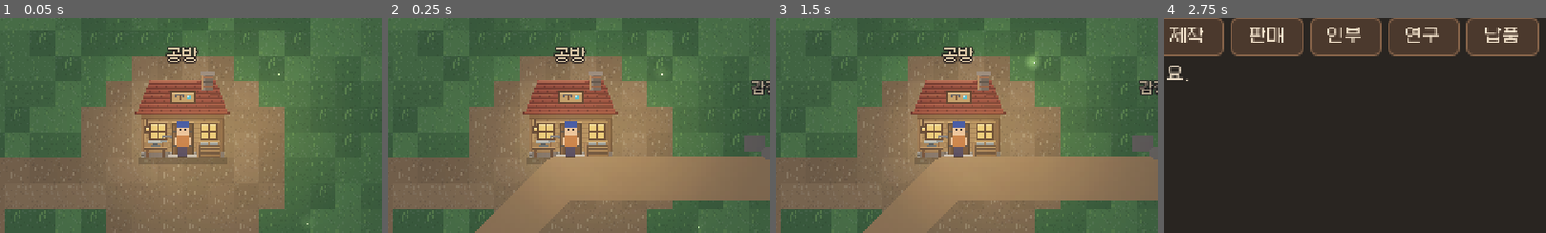
Above: before the commit, frames 1-4 (left to right).
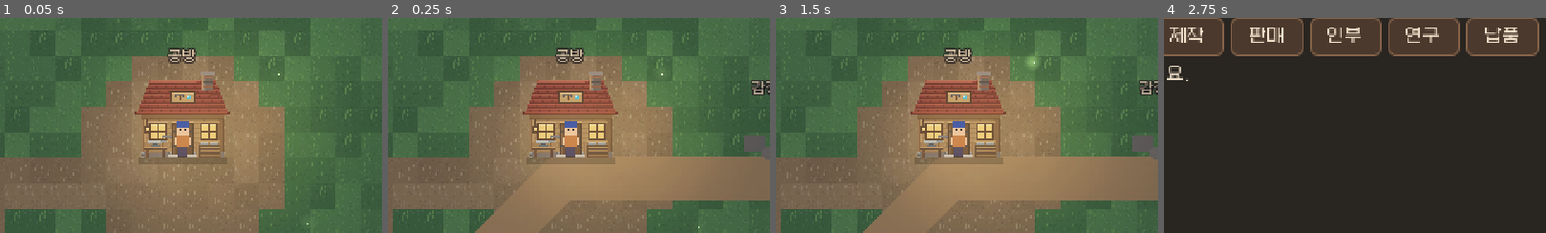
Above: after the commit, the same moments.

Repository: Bellsier/mining-workshop-godot
Game: Godot game, scene res://scenes/world/world_map.tscn
Same seed, same stepped clock (60 frames per second), same inputs: the game is played once before the commit and once after it.
Inputs:
- Up to frame 1 (0.05 s): no input
- Up to frame 2 (0.25 s): no input
- Up to frame 3 (1.5 s): click "가방" at 0.5 s; click "닫기" at 1.25 s
- Up to frame 4 (2.75 s): click "공방 들어가기" at 2 s
The pictures show only the part of the screen within x 26-76%, y 18-68%; the shares and areas given below are measured in that part.

The runs differ from the first frame. In frame 1, 0.4% of the frame differs, in the area x 43-52%, y 13-22%; in frame 2, 1.0%, in the area x 40-60%, y 13-68%; in frame 3, 1.0%; in frame 4, nothing differs.

Commit message:
Buildings hide the player standing behind them
Reproduced: the cabin's wall box ends 0.44 units north of its door line while its picture rises 54 px, so a
player at its north wall was drawn over the roof (the player is always drawn after the world). The same held
for the craft huts, the village facilities and the house.
- The buildings (cabin, huts, facilities, house) are drawn on a layer of their own (z 1); every frame the
  player is put under it (z 0) while their feet are above the front wall line of a building whose picture
  overlaps theirs, and over it (z 2) otherwise. Walls, collisions and interaction are unchanged; the workers
  stay over the buildings as before (z 2).
- world_effects_test: behind the cabin hidden, at its door and beside it not (56 checks).
- Visual QA desktop-dusk walks round the cabin with the keys and captures the player behind it.
- tools/world_long_run_bench.gd (in world-qa, --check): 36,000 frames with every effect on, walking, securing
  and mining; nodes, objects and static memory must not pile up.

Co-Authored-By: Claude Opus 5.5 <noreply@anthropic.com>
Claude-Session: https://claude.ai/code/session_01Ni93vnhU9bsfByP9NM4NRG

Diff:
--- a/scripts/world/world_map.gd
+++ b/scripts/world/world_map.gd
@@ -283,7 +283,6 @@
 func _draw() -> void:
 	for p: Dictionary in WorldTerrain.peaks(state.tunnel_unlocked):
 		_draw_peak(to_px(Vector2(p.x, p.y)), p.size)
-	_draw_base(to_px(Vector2(state.base)))
 	scenery_now = _scenery()
 	for p: Dictionary in scenery_now:
 		if not WorldSway.sways(str(p.kind)):
@@ -296,12 +295,6 @@
 	var h := 40.0 * size
 	draw_colored_polygon(PackedVector2Array([at + Vector2(-w / 2, 8), at + Vector2(0, 8 - h), at + Vector2(w / 2, 8)]), Color8(95, 90, 85))
 	draw_colored_polygon(PackedVector2Array([at + Vector2(-w / 5, 8 - h * 0.6), at + Vector2(0, 8 - h), at + Vector2(w / 5, 8 - h * 0.6)]), Color8(232, 236, 240))
-
-func _draw_base(at: Vector2) -> void:
-	var sprite := Sprites.base()
-	draw_texture(sprite, Sprites.origin(sprite, at, Sprites.ANCHOR.base))
-	draw_string_outline(FONT, at + Vector2(-10, -60), "공방", HORIZONTAL_ALIGNMENT_LEFT, -1, 10, 3, Color("241b19"))
-	draw_string(FONT, at + Vector2(-10, -60), "공방", HORIZONTAL_ALIGNMENT_LEFT, -1, 10, Color("f7e1b8"))
 
 ## web tdOreSprite: a mossy rock while hidden (with a "?" to say something is there), the ore's colours once
 ## found, a staked flag once secured; a ring round the one in reach.
--- a/scripts/world/world_objects.gd
+++ b/scripts/world/world_objects.gd
@@ -4,8 +4,12 @@
 ## stage, the player's house, the garden decorations and the torches, with their wall boxes (they block the
 ## player like the web worldObstacles), the hired workers (world_workers.gd) and the dusk light (world_light.gd).
 ## Drawing and collision only; the rules are in scripts/workshop.gd and scripts/village_layout.gd.
+## The buildings (the workshop cabin, the craft huts, the village facilities, the house) are drawn on a layer of
+## their own; the player is drawn under it while standing behind one of them (feet above its front wall line,
+## web tdDrawList's sort by the ground point) and over it otherwise, so a building hides the player behind it.
 
 const WorldData := preload("res://scripts/world/world_data.gd")
+const Sprites := preload("res://scripts/world/world_sprites.gd")
 const Layout := preload("res://scripts/village_layout.gd")
 const FONT := preload("res://fonts/Galmuri9.ttf")
 
@@ -18,6 +22,12 @@
 var _bodies_key := ""
 var _draw_key := ""
 var light: Node2D
+## The buildings' layer (z 1); the player is z 0 behind a building, z 2 otherwise; the workers stay over it (z 2).
+var buildings: Node2D
+## Where the building drawing goes (the buildings' layer while it draws).
+var _c: CanvasItem = self
+## {rect, foot}: each building's drawn area and its front wall line (world px), for the player's order.
+var _occluders: Array = []
 
 
 func setup(game_economy: Node, world_state: RefCounted, walker: Node2D) -> void:
@@ -27,8 +37,14 @@
 	_bodies = Node2D.new()
 	_bodies.name = "VillageBodies"
 	add_child(_bodies)
+	buildings = Node2D.new()
+	buildings.name = "Buildings"
+	buildings.z_index = 1
+	buildings.draw.connect(_draw_buildings)
+	add_child(buildings)
 	var workers := preload("res://scripts/world/world_workers.gd").new()
 	workers.name = "Workers"
+	workers.z_index = 2 # over the buildings, as before they had a layer of their own
 	add_child(workers)
 	workers.setup(economy, world)
 	light = preload("res://scripts/world/world_light.gd").new()
@@ -67,10 +83,56 @@
 			_add_box(Layout.object_box("workshop", w.x, w.y))
 		for o: Dictionary in Layout.village_boxes(village, int(economy.garden_ui.carry) if economy != null else -1):
 			_add_box(o)
-	var draw_key := JSON.stringify([key, world.torches, world.workshops, village.get("stage"), economy.garden_ui if economy != null else {}])
+	var draw_key := JSON.stringify([key, world.torches, world.workshops, village.get("stage"), economy.garden_ui if economy != null else {},
+		[world.base.x, world.base.y]])
 	if draw_key != _draw_key:
 		_draw_key = draw_key
+		_occluders = _occluder_list(village)
 		queue_redraw()
+		buildings.queue_redraw()
+
+
+## Each building's drawn area and the line of its front wall (the bottom of its wall box).
+func _occluder_list(village: Dictionary) -> Array:
+	var out: Array = []
+	var boxes := WorldData.obstacle_boxes()
+	var base := to_px(world.base.x, world.base.y)
+	out.append({"rect": Rect2(base + Vector2(-32, -54), Vector2(64, 58)), "foot": base.y + float(boxes.base.maxY) * UNIT})
+	for w: Dictionary in world.workshops:
+		var at := to_px(w.x, w.y)
+		out.append({"rect": Rect2(at + Vector2(-19, -31), Vector2(38, 25)), "foot": at.y + float(boxes.workshop.maxY) * UNIT})
+	var sites: Dictionary = village.get("sites", {})
+	for key: String in Layout.ORDER:
+		if sites.get(key) is Dictionary:
+			var at := to_px(sites[key].x, sites[key].y)
+			var b: Dictionary = Layout.V().FACILITIES[key].box
+			var w: float = (b.maxX - b.minX) * UNIT
+			var h: float = (b.maxY - b.minY) * UNIT + 4.0
+			out.append({"rect": Rect2(at + Vector2(-w / 2.0 - 3.0, -16.0 - h), Vector2(w + 6.0, 10.0 + h)), "foot": at.y + float(b.maxY) * UNIT})
+	if village.get("district") is Dictionary:
+		var door: Dictionary = Layout.district_parts(village.district).house
+		var at := to_px(door.x, door.y)
+		out.append({"rect": Rect2(at + Vector2(-36, -64), Vector2(72, 58)), "foot": at.y - 6.0})
+	return out
+
+
+## Whether the player stands behind a building that overlaps them on screen (their 16 x 24 picture above the feet).
+func player_behind() -> bool:
+	if not is_instance_valid(player):
+		return false
+	var feet := player.position
+	var body := Rect2(feet + Vector2(-8, -24), Vector2(16, 24))
+	for o: Dictionary in _occluders:
+		if feet.y < float(o.foot) and (o.rect as Rect2).intersects(body):
+			return true
+	return false
+
+
+func _process(_delta: float) -> void:
+	if is_instance_valid(player):
+		var z := 0 if player_behind() else 2
+		if player.z_index != z:
+			player.z_index = z
 
 
 func _add_box(o: Dictionary) -> void:
@@ -91,6 +153,26 @@
 		return
 	var village := _village()
 	_draw_ground(village)
+	if village.get("district") is Dictionary:
+		var cells := Layout.garden_cells(village)
+		var carry := int(economy.garden_ui.carry) if economy != null else -1
+		for d: Dictionary in village.get("decor", []):
+			if int(d.cell) < cells.size():
+				_draw_decor(str(d.kind), cells[d.cell], int(d.cell) == carry)
+	for t: Dictionary in world.torches:
+		_draw_torch(to_px(t.x, t.y))
+
+
+## The buildings' layer: the workshop cabin (web tdBaseSprite), the craft huts, the village facilities, the house.
+func _draw_buildings() -> void:
+	if world == null:
+		return
+	_c = buildings
+	var village := _village()
+	var base := to_px(world.base.x, world.base.y)
+	var cabin := Sprites.base()
+	_c.draw_texture(cabin, Sprites.origin(cabin, base, Sprites.ANCHOR.base))
+	_label(base + Vector2(0, -60), "공방")
 	for w_index in world.workshops.size():
 		_draw_hut(world.workshops[w_index], w_index)
 	var sites: Dictionary = village.get("sites", {})
@@ -98,15 +180,8 @@
 		if sites.get(key) is Dictionary:
 			_draw_facility(key, sites[key], int(village.get("stage", {}).get(key, 0)))
 	if village.get("district") is Dictionary:
-		var parts := Layout.district_parts(village.district)
-		_draw_house(parts.house)
-		var cells := Layout.garden_cells(village)
-		var carry := int(economy.garden_ui.carry) if economy != null else -1
-		for d: Dictionary in village.get("decor", []):
-			if int(d.cell) < cells.size():
-				_draw_decor(str(d.kind), cells[d.cell], int(d.cell) == carry)
-	for t: Dictionary in world.torches:
-		_draw_torch(to_px(t.x, t.y))
+		_draw_house(Layout.district_parts(village.district).house)
+	_c = self
 
 
 func _draw_ground(village: Dictionary) -> void:
@@ -136,17 +211,17 @@
 
 func _label(at: Vector2, text: String) -> void:
 	var width := FONT.get_string_size(text, HORIZONTAL_ALIGNMENT_LEFT, -1, 9).x
-	draw_string_outline(FONT, at - Vector2(width / 2.0, 0), text, HORIZONTAL_ALIGNMENT_LEFT, -1, 9, 3, Color("241b19"))
-	draw_string(FONT, at - Vector2(width / 2.0, 0), text, HORIZONTAL_ALIGNMENT_LEFT, -1, 9, Color("f7e1b8"))
+	_c.draw_string_outline(FONT, at - Vector2(width / 2.0, 0), text, HORIZONTAL_ALIGNMENT_LEFT, -1, 9, 3, Color("241b19"))
+	_c.draw_string(FONT, at - Vector2(width / 2.0, 0), text, HORIZONTAL_ALIGNMENT_LEFT, -1, 9, Color("f7e1b8"))
 
 
 func _draw_hut(w: Dictionary, index: int) -> void:
 	var at := to_px(w.x, w.y)
-	draw_rect(Rect2(at + Vector2(-16, -20), Vector2(32, 14)), Color8(126, 98, 70))
-	draw_colored_polygon(PackedVector2Array([at + Vector2(-19, -19), at + Vector2(0, -31), at + Vector2(19, -19)]), Color8(92, 116, 140))
-	draw_rect(Rect2(at + Vector2(-4, -13), Vector2(8, 7)), Color8(62, 44, 30))
+	_c.draw_rect(Rect2(at + Vector2(-16, -20), Vector2(32, 14)), Color8(126, 98, 70))
+	_c.draw_colored_polygon(PackedVector2Array([at + Vector2(-19, -19), at + Vector2(0, -31), at + Vector2(19, -19)]), Color8(92, 116, 140))
+	_c.draw_rect(Rect2(at + Vector2(-4, -13), Vector2(8, 7)), Color8(62, 44, 30))
 	# the forge window glows
-	draw_rect(Rect2(at + Vector2(-13, -16), Vector2(5, 4)), Color8(255, 160, 80))
+	_c.draw_rect(Rect2(at + Vector2(-13, -16), Vector2(5, 4)), Color8(255, 160, 80))
 	_label(at + Vector2(0, -34), "제작소 %d" % (index + 1))
 
 
@@ -157,33 +232,33 @@
 	var name: String = Layout.V().FACILITIES[key].name
 	if stage <= 0:
 		# 폐허: broken walls and rubble
-		draw_rect(Rect2(at + Vector2(-w / 2.0, -14), Vector2(w * 0.35, 10)), Color8(120, 112, 104))
-		draw_rect(Rect2(at + Vector2(w * 0.1, -18), Vector2(w * 0.4, 14)), Color8(110, 102, 96))
-		draw_circle(at + Vector2(-4, -3), 4.0, Color8(130, 122, 112))
-		draw_circle(at + Vector2(7, -2), 3.0, Color8(118, 110, 100))
+		_c.draw_rect(Rect2(at + Vector2(-w / 2.0, -14), Vector2(w * 0.35, 10)), Color8(120, 112, 104))
+		_c.draw_rect(Rect2(at + Vector2(w * 0.1, -18), Vector2(w * 0.4, 14)), Color8(110, 102, 96))
+		_c.draw_circle(at + Vector2(-4, -3), 4.0, Color8(130, 122, 112))
+		_c.draw_circle(at + Vector2(7, -2), 3.0, Color8(118, 110, 100))
 	elif stage == 1:
 		# 정리됨: cleared ground and a frame
-		draw_rect(Rect2(at + Vector2(-w / 2.0, -8), Vector2(w, 4)), Color8(150, 122, 86))
-		draw_rect(Rect2(at + Vector2(-w / 2.0, -26), Vector2(3, 20)), Color8(120, 92, 60))
-		draw_rect(Rect2(at + Vector2(w / 2.0 - 3, -26), Vector2(3, 20)), Color8(120, 92, 60))
-		draw_rect(Rect2(at + Vector2(-w / 2.0, -28), Vector2(w, 3)), Color8(120, 92, 60))
+		_c.draw_rect(Rect2(at + Vector2(-w / 2.0, -8), Vector2(w, 4)), Color8(150, 122, 86))
+		_c.draw_rect(Rect2(at + Vector2(-w / 2.0, -26), Vector2(3, 20)), Color8(120, 92, 60))
+		_c.draw_rect(Rect2(at + Vector2(w / 2.0 - 3, -26), Vector2(3, 20)), Color8(120, 92, 60))
+		_c.draw_rect(Rect2(at + Vector2(-w / 2.0, -28), Vector2(w, 3)), Color8(120, 92, 60))
 	else:
 		var wall := Color8(196, 176, 140) if key == "museum" else Color8(170, 132, 96)
 		var roof := Color8(130, 70, 60) if key == "museum" else Color8(90, 110, 80)
 		var h: float = (b.maxY - b.minY) * UNIT + 4.0
-		draw_rect(Rect2(at + Vector2(-w / 2.0, -6 - h), Vector2(w, h)), wall)
-		draw_colored_polygon(PackedVector2Array([at + Vector2(-w / 2.0 - 3, -5 - h), at + Vector2(0, -16 - h), at + Vector2(w / 2.0 + 3, -5 - h)]), roof)
-		draw_rect(Rect2(at + Vector2(-4, -13), Vector2(8, 7)), Color8(62, 44, 30))
+		_c.draw_rect(Rect2(at + Vector2(-w / 2.0, -6 - h), Vector2(w, h)), wall)
+		_c.draw_colored_polygon(PackedVector2Array([at + Vector2(-w / 2.0 - 3, -5 - h), at + Vector2(0, -16 - h), at + Vector2(w / 2.0 + 3, -5 - h)]), roof)
+		_c.draw_rect(Rect2(at + Vector2(-4, -13), Vector2(8, 7)), Color8(62, 44, 30))
 	_label(at + Vector2(0, -40), name)
 
 
 func _draw_house(door: Dictionary) -> void:
 	var at := to_px(door.x, door.y)
-	draw_rect(Rect2(at + Vector2(-32, -46), Vector2(64, 40)), Color8(214, 186, 150))
-	draw_colored_polygon(PackedVector2Array([at + Vector2(-36, -45), at + Vector2(0, -64), at + Vector2(36, -45)]), Color8(160, 82, 64))
-	draw_rect(Rect2(at + Vector2(-5, -18), Vector2(10, 12)), Color8(92, 62, 40))
-	draw_rect(Rect2(at + Vector2(-24, -34), Vector2(10, 8)), Color8(255, 220, 150))
-	draw_rect(Rect2(at + Vector2(14, -34), Vector2(10, 8)), Color8(255, 220, 150))
+	_c.draw_rect(Rect2(at + Vector2(-32, -46), Vector2(64, 40)), Color8(214, 186, 150))
+	_c.draw_colored_polygon(PackedVector2Array([at + Vector2(-36, -45), at + Vector2(0, -64), at + Vector2(36, -45)]), Color8(160, 82, 64))
+	_c.draw_rect(Rect2(at + Vector2(-5, -18), Vector2(10, 12)), Color8(92, 62, 40))
+	_c.draw_rect(Rect2(at + Vector2(-24, -34), Vector2(10, 8)), Color8(255, 220, 150))
+	_c.draw_rect(Rect2(at + Vector2(14, -34), Vector2(10, 8)), Color8(255, 220, 150))
 	_label(at + Vector2(0, -68), "내 집")
 
 
--- a/tools/world_effects_test.gd
+++ b/tools/world_effects_test.gd
@@ -7,7 +7,8 @@
 ## 3. In the world scene: the sway layer, the cloud shadows and the fireflies are there; securing and mining a vein
 ##    with the real interaction raises "광맥 확보!" and "+1 철광석", a second press adds up (+2), and the effect
 ##    quality's lowest step stops the sway, clouds and fireflies.
-## 4. The "다음 할 일" card: shown with the menu closed, hidden while it is open; the first step says the first E
+## 4. The cabin hides the player standing behind it (and not one at its door or beside it).
+## 5. The "다음 할 일" card: shown with the menu closed, hidden while it is open; the first step says the first E
 ##    secures a vein.
 ## Prints "WORLD EFFECTS PASS" and exits 0, or the failures and exits 1.
 
@@ -140,6 +141,17 @@
 	hud.close_workshop()
 	await _frames(2)
 	_check(hud._hint_card.visible, "the card is back when the menu closes")
+	# a building hides the player behind it, not one in front of it or beside it
+	var objects: Node2D = map.objects
+	var cabin_at: Vector2 = map.to_px(Vector2(map.state.base))
+	var cases := [[Vector2(0, -34), true, "behind the cabin (north of its wall)"], [Vector2(0, 2), false, "at the cabin's door"],
+		[Vector2(70, -34), false, "beside the cabin"]]
+	for c: Array in cases:
+		player.position = cabin_at + c[0]
+		await _frames(2)
+		var hidden: bool = player.z_index < objects.buildings.z_index
+		_check(objects.player_behind() == c[1] and hidden == c[1], "player %s is %s the cabin (z %d, buildings %d)" % [c[2], "under" if c[1] else "over", player.z_index, objects.buildings.z_index])
+	_check(objects.get_node("Workers").z_index > objects.buildings.z_index, "the workers stay drawn over the buildings, as before")
 	# the lowest effect quality stops the effects
 	light.quality = 2
 	light.force_darkness = 0.34
--- /dev/null
+++ b/tools/world_long_run_bench.gd
@@ -0,0 +1,58 @@
+extends SceneTree
+## Long play in the world with every effect on (full quality, dusk: sway, clouds, fireflies, rising texts):
+##   godot --headless --path . --fixed-fps 60 --script res://tools/world_long_run_bench.gd [-- --check]
+## The player walks back and forth past the cabin and a vein while securing and mining it every second, for
+## 36,000 frames (10 minutes of game time). Every 6,000 frames it prints the node count, the object count, static
+## memory and the rising texts alive; then "WORLD LONG RUN DONE". With --check it exits 1 if nodes or objects
+## grew by more than 50 after the first sample, or static memory by more than 8 MiB (headless: no drawing cost,
+## this is about what piles up).
+
+const World := preload("res://scripts/world/world_state.gd")
+const FRAMES := 36000
+const SAMPLE := 6000
+
+
+func _initialize() -> void:
+	call_deferred("_run")
+
+
+func _sample(frame: int, floats: int) -> Dictionary:
+	return {"frame": frame, "nodes": int(Performance.get_monitor(Performance.OBJECT_NODE_COUNT)),
+		"objects": int(Performance.get_monitor(Performance.OBJECT_COUNT)),
+		"static_mib": snappedf(Performance.get_monitor(Performance.MEMORY_STATIC) / 1048576.0, 0.01), "floats": floats}
+
+
+func _run() -> void:
+	var game: Node = root.get_node("Game")
+	game.workshop._restore({"world": World.new_game(42).to_dict()})
+	change_scene_to_file("res://scenes/world/world_map.tscn")
+	for i in 8:
+		await process_frame
+	var map: Node2D = current_scene.get_node("World")
+	var light: Node = map.objects.light
+	light.force_darkness = 0.34
+	var vein: Dictionary = map.state.mine_by_id("mine_start_iron")
+	var player: Node2D = map.player
+	var cabin: Vector2 = map.to_px(Vector2(map.state.base))
+	var samples: Array = []
+	for frame in FRAMES:
+		light.quality = 0 # every effect on, whatever the headless frame times say
+		var phase := frame % 240
+		if phase == 0:
+			player.position = map.to_px(Vector2(vein.x, vein.y + 0.8))
+			player.set("facing", "up")
+		elif phase == 120:
+			player.position = cabin + Vector2(0, -34)
+		if phase < 120 and phase % 60 == 1:
+			var id: String = map.context_at(player.position)
+			map.interact(id)
+		await process_frame
+		if frame % SAMPLE == 0 or frame == FRAMES - 1:
+			var line := _sample(frame, map.floats.floats.size())
+			samples.append(line)
+			print(JSON.stringify(line))
+	print("WORLD LONG RUN DONE")
+	var first: Dictionary = samples[1] if samples.size() > 1 else samples[0]
+	var last: Dictionary = samples[-1]
+	var grew: bool = last.nodes - first.nodes > 50 or last.objects - first.objects > 50 or last.static_mib - first.static_mib > 8.0
+	quit(1 if grew and "--check" in OS.get_cmdline_user_args() else 0)
Not shown, added: tools/world_long_run_bench.gd.uid
